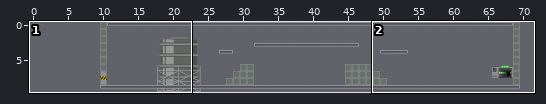
Tiled map, stored at maps/tieldmaps/multi/03.tmx. The picture above shows the old version from afar; the outline marks the close-up.
Close-up. Before:
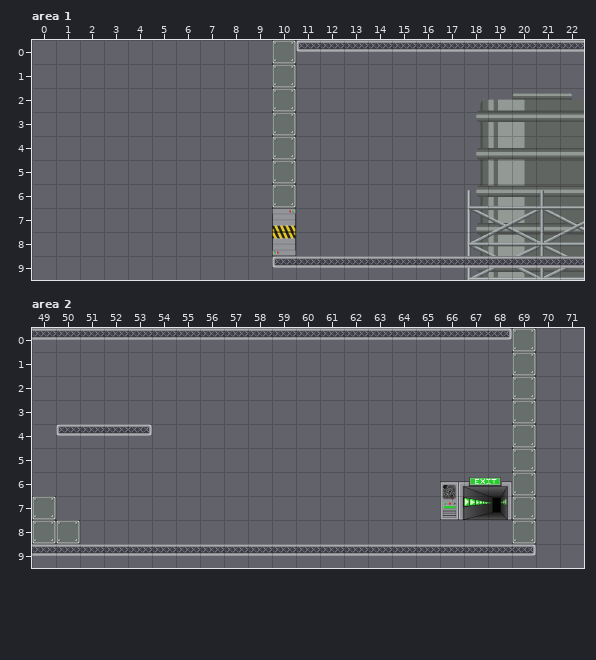
Cells are 64x64 px. Shown: area 1 x 0..22, y 0..9; area 2 x 49..71, y 0..9. The old version is drawn lined up with the new one.
The result:
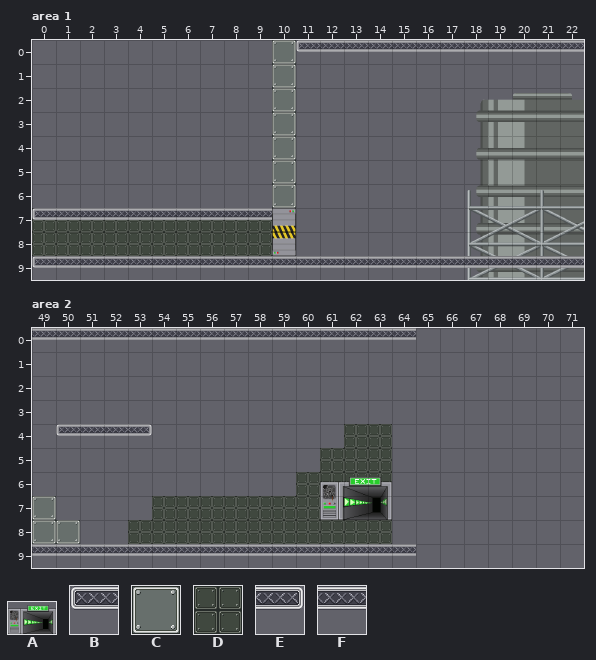
Key: from "fin": A 0; from "left": B 0; from "mur": C 0; from "mur2": D 0; from "right": E 0; from "sol": F 0.
_ is an empty cell.
Tiles of an added or newly shown layer are drawn over the layers below it.
Difference:
map size 60x10 -> 65x10 cells (old content now starts at 10,0; both pictures use the new coordinates)
Layer "foreground" (added), area 1:
The edit adds tile D in rows 7 to 8 at x 0 to 9.
Layer "front", area 1:
The edit adds tile B in row 7 at x 0; in row 9 at x 0.
Tile B gives way to tile F in row 9 at x 10.
The edit adds tile F in row 7 at x 1 to 9; in row 9 at x 1 to 9.
Layer "foreground" (added), area 2:
The edit adds tile D in row 4 at x 62 to 63; in row 5 at x 61 to 63; in row 6 at x 60 to 63; in row 7 at x 54 to 60 and 62 to 63; in row 8 at x 53 to 63.
Layer "front", area 2:
The edit adds tile A in row 7 at x 61.
The author cleared tile A in row 7 at x 66.
The author cleared tile C in rows 0 to 8 at x 69.
The author cleared tile E in row 0 at x 68; in row 9 at x 69.
The author cleared tile F in row 0 at x 65 to 67; in row 9 at x 65 to 68.
Changed places in both close-ups, as pixel boxes (x1, y1, x2, y2):
changed: (32, 208, 275, 268)
removed: (416, 328, 536, 556)
added: (128, 424, 392, 544)
